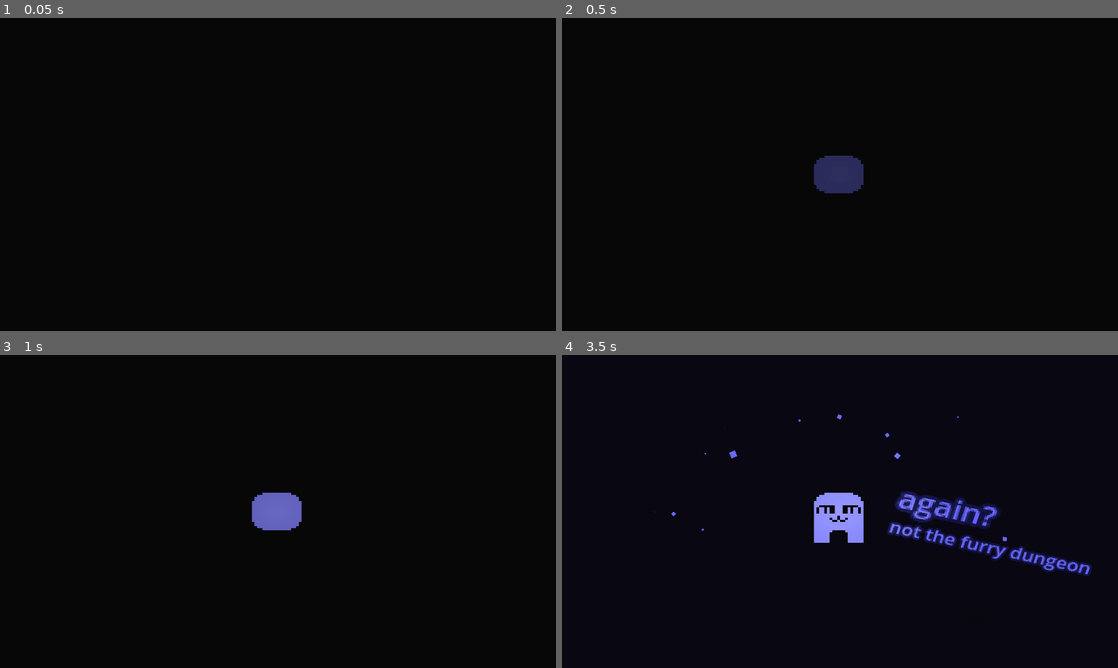
Above: before the commit, frames 1-4 (two rows, left to right).
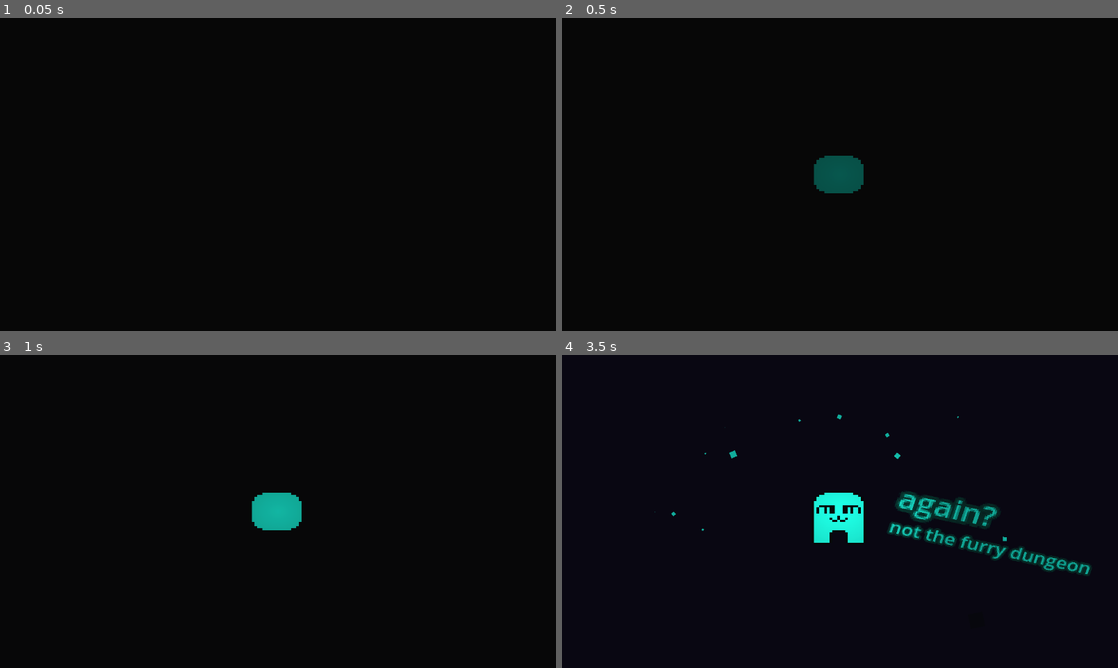
Above: after the commit, the same moments.

Repository: Jurgwem/roguelike
Game: Godot game, scene res://SCENES/game.tscn
Two runs of this game, one before a commit and one after it. Both use one fixed random seed, a clock stepped at 60 frames per second and the inputs below. This scene is started directly instead of the project's main scene.
Inputs (mouse positions are in pixels of both pictures, inside the frame that each line leads up to):
- Up to frame 1 (0.05 s): no input
- Up to frame 2 (0.5 s): no input
- Up to frame 3 (1 s): move the mouse to (400, 495) at 0.52 s; press the mouse at (400, 495) at 0.53 s; hold D (right) from 0.53 s (still down); tap Up (debugRoomUp) at 0.77 s
- Up to frame 4 (3.5 s): move the mouse to (728, 527) at 1.27 s; release the mouse at (728, 527) at 1.28 s; tap Q (unequip) at 1.35, 2.85 s; tap Up (debugRoomUp) at 1.52, 3.02 s; tap Enter at 2 s; move the mouse to (895, 442) at 2.02 s; release D (right) at 2.03 s; press the mouse at (895, 442) at 2.03 s; hold A (left) 2.03-2.78 s; move the mouse to (812, 574) at 2.77 s; release the mouse at (812, 574) at 2.78 s; hold D (right) from 2.78 s (still down)

Frame 1 is identical in both runs. In frame 2, 1.0% of the frame differs, in the area x 45-55%, y 44-56%; in frame 3, 1.0%; in frame 4, 3.9%, in the area x 16-96%, y 18-71%.

Commit message:
Update player.gd

Diff:
--- a/SCRIPTS/player.gd
+++ b/SCRIPTS/player.gd
@@ -40,7 +40,7 @@
 		damageMod = 1 + ((randf() - 0.5) / 3);
 		timeMod = 1 + ((randf() - 0.5) / 3);
 		spreadMod = 1 + ((randf() - 0.5) / 3);
-		modulate = Color(0.33, 0.33, 1);
+		modulate = Color(randf(), randf(), randf());
 		scale = Vector2(1.888, 1.5);
 	$AnimatedSprite2D.animation = "wakeUp"
 	$AnimatedSprite2D.frame = 1;
